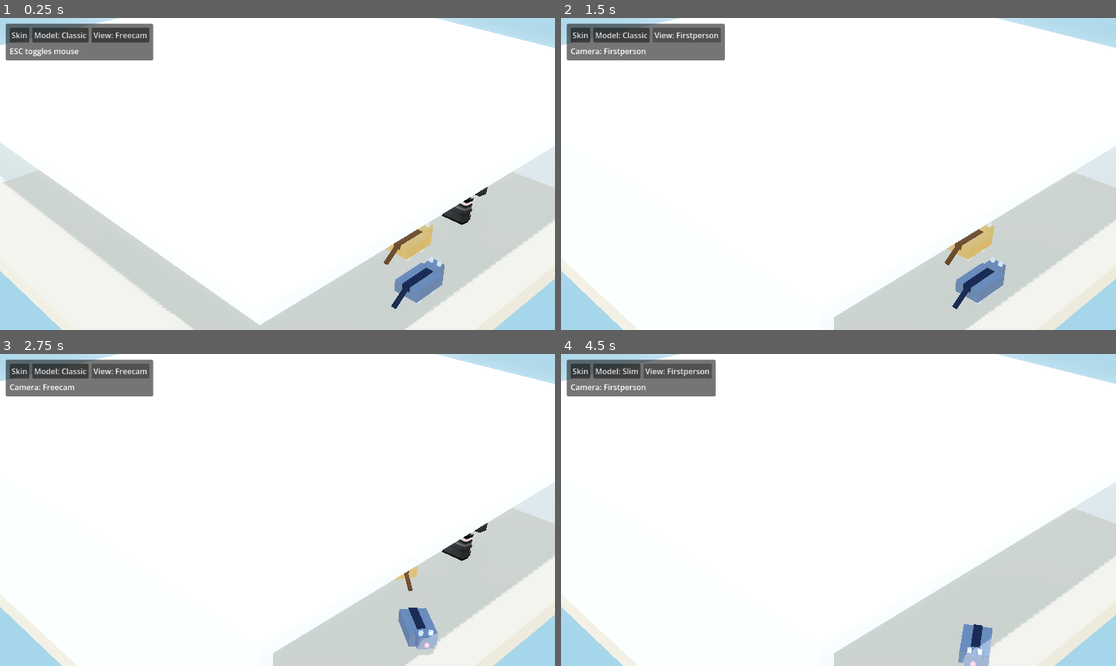
Above: before the commit, frames 1-4 (two rows, left to right).
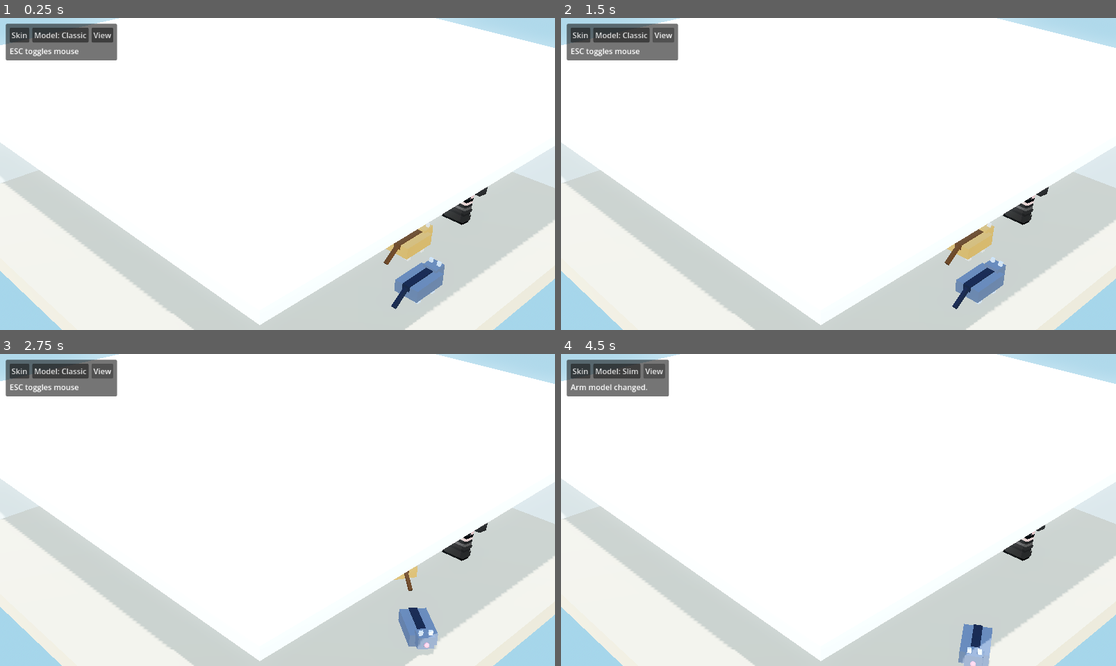
Above: after the commit, the same moments.

Repository: Erlavush/RiskItMeow
Game: Godot game, scene res://scenes/main.tscn
Two runs of this game, one before a commit and one after it. Both use one fixed random seed, a clock stepped at 60 frames per second and the inputs below.
Inputs:
- Up to frame 1 (0.25 s): no input
- Up to frame 2 (1.5 s): click "View: Freecam" (after the commit: "View") at 0.5 s; click "View: Thirdperson" (after the commit: "View") at 1.25 s
- Up to frame 3 (2.75 s): click "View: Firstperson" (after the commit: "View") at 2 s
- Up to frame 4 (4.5 s): click "Model: Classic" at 2.75 s; click "View: Freecam" (after the commit: "View") at 3.5 s; click "View: Thirdperson" (after the commit: "View") at 4.25 s

The runs differ from the first frame. In frame 1, 0.8% of the frame differs, in the area x 20-28%, y 1-14%; in frame 2, 7.7%, in the area x 0-88%, y 1-100%; in frame 3, 7.2%; in frame 4, 7.6%.

Commit message:
feat(02-01): rewire movement and room systems to the new camera
- move player movement onto the room-view camera basis

- keep build preview and occlusion reading from the active room camera

Diff:
--- a/scripts/build/build_mode_controller.gd
+++ b/scripts/build/build_mode_controller.gd
@@ -87,10 +87,13 @@
 func get_floor_obstacles() -> Array[Dictionary]:
 	return _resolver.get_floor_obstacles(placed_items)
 
+func is_build_mode_active() -> bool:
+	return build_mode_enabled
+
 func _set_build_mode_enabled(enabled: bool) -> void:
 	build_mode_enabled = enabled
 	if build_mode_enabled:
-		Input.set_mouse_mode(Input.MOUSE_MODE_CAPTURED)
+		Input.set_mouse_mode(Input.MOUSE_MODE_VISIBLE)
 		_rebuild_preview_node()
 		_update_preview()
 	else:
@@ -119,10 +122,8 @@
 func _update_preview() -> void:
 	if player == null or room_shell == null or _preview_root == null:
 		return
-	if not player.has_method("get_active_camera"):
-		return
-
-	var camera: Camera3D = player.call("get_active_camera") as Camera3D
+
+	var camera := _get_active_camera()
 	if camera == null:
 		return
 
@@ -212,3 +213,8 @@
 	if build_mode_enabled and str(definition.get("family", "")) == PlacementTypes.FAMILY_SURFACE and not _placement_valid:
 		helper_text = "Place or aim at a coffee table before placing the flower vase."
 	toolbar.call("set_state", build_mode_enabled, selected_text, status_text, helper_text)
+
+func _get_active_camera() -> Camera3D:
+	if player == null or not player.has_method("get_active_camera"):
+		return null
+	return player.call("get_active_camera") as Camera3D
--- a/scripts/player.gd
+++ b/scripts/player.gd
@@ -1,92 +1,31 @@
 extends CharacterBody3D
-
-enum CameraMode {
-	FREECAM,
-	THIRDPERSON,
-	FIRSTPERSON,
-}
 
 const SPEED: float = 5.0
 const FAST_SPEED: float = 15.0
-const CAMERA_HEIGHT: float = 1.5
-const FREECAM_START_OFFSET := Vector3(0.0, 1.5, 3.0)
-
-const THIRD_PERSON_DISTANCE: float = 3.6
-const FIRST_PERSON_DISTANCE: float = 0.0
-const THIRD_PERSON_OFFSET := Vector2(0.65, 0.18)
-
-const MIN_PITCH: float = -1.55
-const MAX_PITCH: float = 1.55
 const ROOM_MARGIN: float = 0.7
-
-const CAMERA_DISTANCE_SMOOTH: float = 10.0
-const CAMERA_OFFSET_SMOOTH: float = 10.0
 const BODY_TURN_SMOOTH: float = 10.0
 
-const CAMERA_COLLISION_MARGIN: float = 0.12
-const CAMERA_COLLISION_SAMPLE_RADIUS: float = 0.18
-const CAMERA_PITCH_SQUEEZE_THRESHOLD: float = 0.9599311 # 55 degrees in radians
-
-const CAMERA_COLLISION_SAMPLES := [
-	Vector3.ZERO,
-	Vector3(1, 0, 0),
-	Vector3(-1, 0, 0),
-	Vector3(0, 1, 0),
-	Vector3(0, -1, 0),
-	Vector3(0, 0, 1),
-	Vector3(0, 0, -1),
-]
-
-var sensitivity: float = 0.005
-var camera_mode: int = -1
-
-var camera_yaw: float = 0.0
-var camera_pitch: float = 0.0
-
-var smoothed_camera_distance: float = THIRD_PERSON_DISTANCE
-var smoothed_camera_offset: Vector2 = Vector2.ZERO
+@export var room_camera_controller_path: NodePath
 
 var skin_ui: SkinPicker
 var room_bounds_half_extents: Vector2 = Vector2(5.3, 5.3)
 var build_mode_controller: Node
 
 @onready var rig: MinecraftRig = $MinecraftRig
-@onready var camera_pivot: Node3D = $CameraPivot
-@onready var spring_arm: SpringArm3D = $CameraPivot/SpringArm3D
-@onready var camera: Camera3D = $CameraPivot/SpringArm3D/Camera3D
+@onready var legacy_camera: Camera3D = $CameraPivot/SpringArm3D/Camera3D
+@onready var room_camera_controller: RoomViewCameraController = get_node_or_null(room_camera_controller_path) as RoomViewCameraController
 
 func _ready() -> void:
-	Input.set_mouse_mode(Input.MOUSE_MODE_CAPTURED)
+	Input.set_mouse_mode(Input.MOUSE_MODE_VISIBLE)
 	_spawn_ui()
-
-	camera_yaw = rotation.y
-	camera_pitch = 0.0
-
-	spring_arm.add_excluded_object(get_rid())
-	spring_arm.margin = CAMERA_COLLISION_MARGIN
-	camera.h_offset = 0.0
-	camera.v_offset = 0.0
-
-	camera_pivot.top_level = true
-	camera_pivot.global_position = global_position + FREECAM_START_OFFSET
-	camera_pivot.global_rotation = Vector3(camera_pitch, camera_yaw, 0.0)
-
-	spring_arm.spring_length = 0.0
-	camera.transform = Transform3D.IDENTITY
-	camera_mode = CameraMode.FREECAM
-	rig.visible = true
-
-	_refresh_camera_ui()
+	if legacy_camera != null:
+		legacy_camera.current = false
 
 func _spawn_ui() -> void:
 	skin_ui = preload("res://scripts/skin_picker.gd").new()
 	skin_ui.rig_node = rig
 	skin_ui.player_node = self
 	add_child(skin_ui)
-
-func _refresh_camera_ui() -> void:
-	if skin_ui != null:
-		skin_ui.call("_refresh_ui")
 
 func _unhandled_input(event: InputEvent) -> void:
 	if build_mode_controller != null and build_mode_controller.has_method("handle_player_input_event"):
@@ -95,57 +34,15 @@
 			get_viewport().set_input_as_handled()
 			return
 
-	if event is InputEventMouseMotion and Input.get_mouse_mode() == Input.MOUSE_MODE_CAPTURED:
-		var motion: InputEventMouseMotion = event as InputEventMouseMotion
-
-		camera_yaw = wrapf(camera_yaw - motion.relative.x * sensitivity, -PI, PI)
-		camera_pitch = clamp(camera_pitch - motion.relative.y * sensitivity, MIN_PITCH, MAX_PITCH)
-
-		if camera_mode == CameraMode.FREECAM:
-			camera_pivot.global_rotation = Vector3(camera_pitch, camera_yaw, 0.0)
-
-	if event is InputEventKey and event.pressed and not event.echo:
-		if event.keycode == KEY_F5:
-			cycle_camera_mode()
-		elif event.keycode == KEY_ESCAPE:
-			if Input.get_mouse_mode() == Input.MOUSE_MODE_CAPTURED:
-				Input.set_mouse_mode(Input.MOUSE_MODE_VISIBLE)
-			else:
-				Input.set_mouse_mode(Input.MOUSE_MODE_CAPTURED)
+	if room_camera_controller != null:
+		var camera_handled: bool = room_camera_controller.handle_input_event(event)
+		if camera_handled:
+			get_viewport().set_input_as_handled()
 
 func _physics_process(delta: float) -> void:
-	var input_dir: Vector3 = _get_input_direction()
+	var input_vector: Vector2 = _get_input_vector()
 	var speed: float = FAST_SPEED if Input.is_key_pressed(KEY_SHIFT) else SPEED
-
-	if camera_mode == CameraMode.FREECAM:
-		_update_freecam(delta, input_dir, speed)
-		return
-
-	_update_follow_movement(delta, input_dir, speed)
-	_update_follow_camera(delta)
-
-func _update_freecam(delta: float, input_dir: Vector3, speed: float) -> void:
-	var camera_basis := Basis.from_euler(Vector3(camera_pitch, camera_yaw, 0.0))
-	var move_dir := (
-		camera_basis.x * input_dir.x
-		+ camera_basis.y * input_dir.y
-		+ camera_basis.z * input_dir.z
-	)
-
-	if move_dir.length() > 0.01:
-		move_dir = move_dir.normalized()
-
-	camera_pivot.global_position += move_dir * speed * delta
-	camera_pivot.global_rotation = Vector3(camera_pitch, camera_yaw, 0.0)
-	velocity = Vector3.ZERO
-
-func _update_follow_movement(delta: float, input_dir: Vector3, speed: float) -> void:
-	var flat_camera_basis := Basis.from_euler(Vector3(0.0, camera_yaw, 0.0))
-	var move_dir := (
-		flat_camera_basis.x * input_dir.x
-		+ Vector3.UP * input_dir.y
-		+ flat_camera_basis.z * input_dir.z
-	)
+	var move_dir: Vector3 = _get_move_direction(input_vector)
 
 	if move_dir.length() > 0.01:
 		move_dir = move_dir.normalized()
@@ -154,60 +51,45 @@
 	move_and_slide()
 	_clamp_player_to_room_bounds()
 
-	if camera_mode == CameraMode.FIRSTPERSON:
-		rotation.y = lerp_angle(rotation.y, camera_yaw, min(1.0, delta * BODY_TURN_SMOOTH))
-	elif Vector2(velocity.x, velocity.z).length() > 0.05:
+	if Vector2(velocity.x, velocity.z).length() > 0.05:
 		var target_body_yaw := atan2(-velocity.x, -velocity.z)
 		rotation.y = lerp_angle(rotation.y, target_body_yaw, min(1.0, delta * BODY_TURN_SMOOTH))
 
-func _update_follow_camera(delta: float) -> void:
-	var target_distance: float = THIRD_PERSON_DISTANCE if camera_mode == CameraMode.THIRDPERSON else FIRST_PERSON_DISTANCE
-	var target_offset: Vector2 = THIRD_PERSON_OFFSET * _get_pitch_squeeze(camera_pitch) if camera_mode == CameraMode.THIRDPERSON else Vector2.ZERO
+func _get_input_vector() -> Vector2:
+	var input_vector := Vector2.ZERO
+	if Input.is_key_pressed(KEY_A):
+		input_vector.x -= 1.0
+	if Input.is_key_pressed(KEY_D):
+		input_vector.x += 1.0
+	if Input.is_key_pressed(KEY_W):
+		input_vector.y += 1.0
+	if Input.is_key_pressed(KEY_S):
+		input_vector.y -= 1.0
+	return input_vector
 
-	var distance_blend: float = min(1.0, delta * CAMERA_DISTANCE_SMOOTH)
-	var offset_blend: float = min(1.0, delta * CAMERA_OFFSET_SMOOTH)
+func _get_move_direction(input_vector: Vector2) -> Vector3:
+	if input_vector.length_squared() <= 0.0001:
+		return Vector3.ZERO
 
-	smoothed_camera_distance = lerpf(smoothed_camera_distance, target_distance, distance_blend)
-	smoothed_camera_offset = smoothed_camera_offset.lerp(target_offset, offset_blend)
+	var active_camera := get_active_camera()
+	if active_camera == null:
+		return Vector3(input_vector.x, 0.0, -input_vector.y)
 
-	_sync_follow_camera_rig()
+	var forward := -active_camera.global_basis.z
+	forward.y = 0.0
+	if forward.length_squared() <= 0.0001:
+		forward = Vector3.FORWARD
+	else:
+		forward = forward.normalized()
 
-func _sync_follow_camera_rig() -> void:
-	camera_pivot.top_level = false
-	camera_pivot.position = Vector3(0.0, CAMERA_HEIGHT, 0.0)
-	camera_pivot.rotation = Vector3(camera_pitch, wrapf(camera_yaw - rotation.y, -PI, PI), 0.0)
+	var right := active_camera.global_basis.x
+	right.y = 0.0
+	if right.length_squared() <= 0.0001:
+		right = Vector3.RIGHT
+	else:
+		right = right.normalized()
 
-	spring_arm.spring_length = smoothed_camera_distance
-	camera.transform = Transform3D.IDENTITY
-	camera.h_offset = smoothed_camera_offset.x
-	camera.v_offset = smoothed_camera_offset.y
-
-func _get_pitch_squeeze(pitch: float) -> float:
-	var abs_pitch: float = abs(pitch)
-	if abs_pitch <= CAMERA_PITCH_SQUEEZE_THRESHOLD:
-		return 1.0
-
-	return clamp(
-		(PI * 0.5 - abs_pitch) / (PI * 0.5 - CAMERA_PITCH_SQUEEZE_THRESHOLD),
-		0.0,
-		1.0
-	)
-
-func _get_input_direction() -> Vector3:
-	var input_dir: Vector3 = Vector3.ZERO
-	if Input.is_key_pressed(KEY_W):
-		input_dir.z -= 1.0
-	if Input.is_key_pressed(KEY_S):
-		input_dir.z += 1.0
-	if Input.is_key_pressed(KEY_A):
-		input_dir.x -= 1.0
-	if Input.is_key_pressed(KEY_D):
-		input_dir.x += 1.0
-	if Input.is_key_pressed(KEY_E):
-		input_dir.y += 1.0
-	if Input.is_key_pressed(KEY_Q):
-		input_dir.y -= 1.0
-	return input_dir
+	return right * input_vector.x + forward * input_vector.y
 
 func _clamp_player_to_room_bounds() -> void:
 	var min_x: float = -room_bounds_half_extents.x + ROOM_MARGIN
@@ -229,64 +111,10 @@
 	build_mode_controller = controller
 
 func get_active_camera() -> Camera3D:
-	return camera
+	if room_camera_controller != null:
+		return room_camera_controller.get_camera()
+	return legacy_camera
 
-func cycle_camera_mode() -> void:
-	var next_mode: int = (camera_mode + 1) % 3
-	set_camera_mode(next_mode)
-
-func set_camera_mode(mode: int) -> void:
-	if mode == camera_mode:
-		return
-
-	if mode == CameraMode.FREECAM:
-		var current_camera_transform: Transform3D = camera.get_camera_transform()
-
-		camera_mode = CameraMode.FREECAM
-		rig.visible = true
-
-		camera.h_offset = 0.0
-		camera.v_offset = 0.0
-		spring_arm.spring_length = 0.0
-		camera.transform = Transform3D.IDENTITY
-
-		camera_pivot.top_level = true
-		camera_pivot.global_transform = current_camera_transform
-
-		camera_yaw = wrapf(camera_pivot.global_rotation.y, -PI, PI)
-		camera_pitch = clamp(camera_pivot.global_rotation.x, MIN_PITCH, MAX_PITCH)
-
-		_refresh_camera_ui()
-		return
-
-	if camera_mode == CameraMode.FREECAM:
-		camera_yaw = wrapf(camera_pivot.global_rotation.y, -PI, PI)
-		camera_pitch = clamp(camera_pivot.global_rotation.x, MIN_PITCH, MAX_PITCH)
-
-	camera_mode = mode
-	camera_pivot.top_level = false
-
-	if camera_mode == CameraMode.FIRSTPERSON:
-		rotation.y = camera_yaw
-		rig.visible = false
-		smoothed_camera_distance = FIRST_PERSON_DISTANCE
-		smoothed_camera_offset = Vector2.ZERO
-	else:
-		rig.visible = true
-		smoothed_camera_distance = THIRD_PERSON_DISTANCE
-		smoothed_camera_offset = THIRD_PERSON_OFFSET * _get_pitch_squeeze(camera_pitch)
-
-	_sync_follow_camera_rig()
-	_clamp_player_to_room_bounds()
-	_refresh_camera_ui()
-
-func get_camera_mode_name() -> String:
-	match camera_mode:
-		CameraMode.FREECAM:
-			return "Freecam"
-		CameraMode.THIRDPERSON:
-			return "Thirdperson"
-		CameraMode.FIRSTPERSON:
-			return "Firstperson"
-		_:
-			return "Unknown"
+func reset_room_camera() -> void:
+	if room_camera_controller != null:
+		room_camera_controller.reset_camera()
--- a/scripts/room/room_occlusion_controller.gd
+++ b/scripts/room/room_occlusion_controller.gd
@@ -21,10 +21,7 @@
 	if player == null or room_shell == null:
 		return
 
-	if not player.has_method("get_active_camera"):
-		return
-
-	var active_camera: Camera3D = player.call("get_active_camera") as Camera3D
+	var active_camera := _get_active_camera()
 	if active_camera == null:
 		return
 
@@ -59,3 +56,8 @@
 	_last_visibility_key = visibility_key
 	for surface_name in visibility.keys():
 		room_shell.set_surface_visible(surface_name, visibility[surface_name])
+
+func _get_active_camera() -> Camera3D:
+	if player == null or not player.has_method("get_active_camera"):
+		return null
+	return player.call("get_active_camera") as Camera3D
